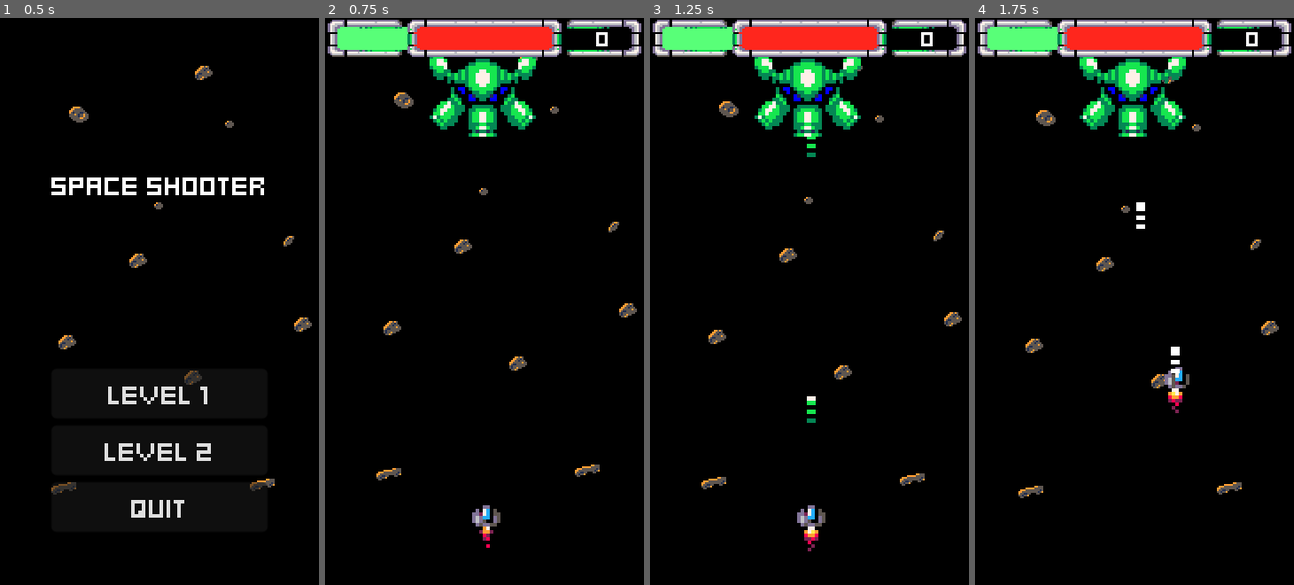
Above: before the commit, frames 1-4 (left to right).
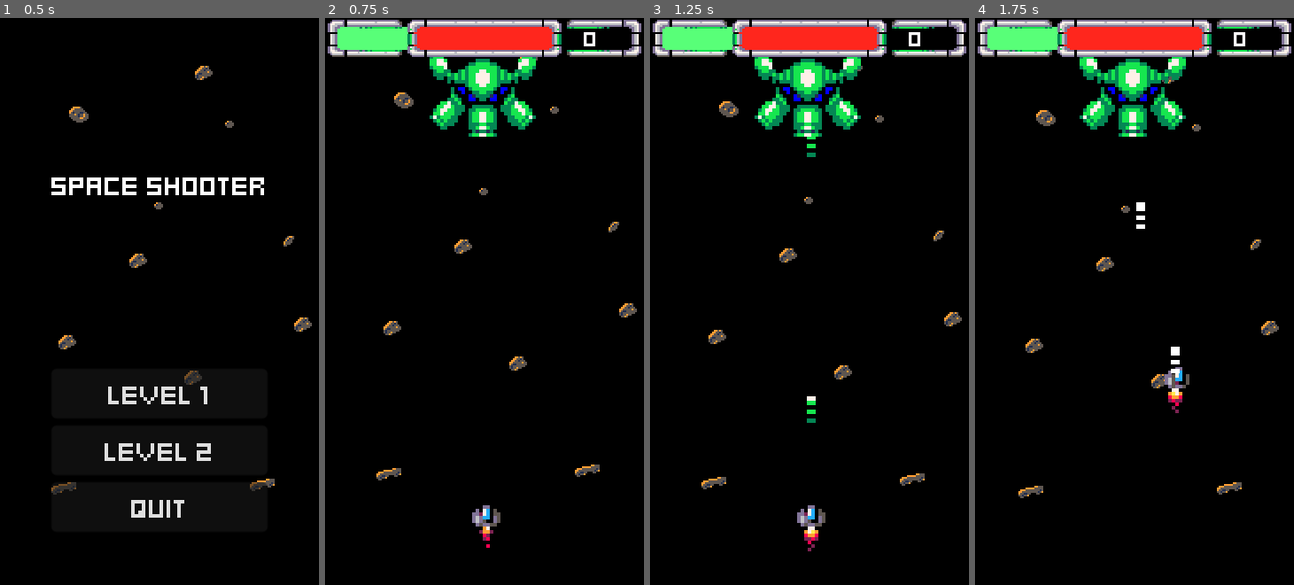
Above: after the commit, the same moments.

Repository: mubashirtanveerayon/SpaceShmup
Game: Godot game, scene res://scenes/ui/main_menu.tscn
Two runs of this game, one before a commit and one after it. Both use one fixed random seed, a clock stepped at 60 frames per second and the inputs below. Sound files missing from this copy of the repository are replaced by a short silence.
Inputs (mouse positions are in pixels of both pictures, inside the frame that each line leads up to):
- Up to frame 1 (0.5 s): no input
- Up to frame 2 (0.75 s): click "Level 2" at 0.5 s
- Up to frame 3 (1.25 s): no input
- Up to frame 4 (1.75 s): move the mouse to (1204, 273) at 1.27 s; press the mouse at (1204, 273) at 1.28 s; hold Right (ui_right) from 1.28 s (still down)

Frame 1 is identical in both runs. In frame 2, 0.1% of the frame differs, in the area x 81-89%, y 2-5%; in frame 3, 0.1%; in frame 4, 0.1%.

Commit message:
main menu, boss fight, new power up

Diff:
--- a/scenes/boss_fight.tscn
+++ b/scenes/boss_fight.tscn
@@ -15,6 +15,7 @@
 [ext_resource type="PackedScene" uid="uid://bqkivxsjvwc1d" path="res://scenes/power_up/bullet_damage_upgrade_power_up.tscn" id="13_btfw1"]
 [ext_resource type="Theme" uid="uid://bllenujqgun7o" path="res://data/ui_theme.tres" id="14_fso7e"]
 [ext_resource type="Texture2D" uid="uid://dsrobotp5hokg" path="res://assets/pico8_invaders_sprites_LARGE(1).png" id="14_vkkwt"]
+[ext_resource type="PackedScene" uid="uid://c5tueres11aun" path="res://scenes/power_up/player_bullet_scale_power_up.tscn" id="14_wbvb7"]
 [ext_resource type="AudioStream" uid="uid://b2c7xsmxb7tc7" path="res://assets/audio/2021-08-30_-_Boss_Time_-_www.FesliyanStudios.com.mp3" id="16_fxeev"]
 
 [sub_resource type="GDScript" id="GDScript_op0wo"]
@@ -169,10 +170,10 @@
 position = Vector2(89, 43)
 
 [node name="LimitedBasicEnemySpawner" parent="." instance=ExtResource("5_pog1j")]
-max = 10
+max = 8
 add_as_owner_sibling = false
 object_scene = ExtResource("6_pmapu")
-spawn_interval = 5.0
+spawn_interval = 3.0
 
 [node name="Marker2D" type="Marker2D" parent="LimitedBasicEnemySpawner"]
 position = Vector2(29, -92)
@@ -181,8 +182,10 @@
 position = Vector2(118, -97)
 
 [node name="LimitedShooterEnemySpawner" parent="." instance=ExtResource("5_pog1j")]
+max = 4
 add_as_owner_sibling = false
 object_scene = ExtResource("7_bh1wx")
+spawn_interval = 5.0
 
 [node name="Marker2D" type="Marker2D" parent="LimitedShooterEnemySpawner"]
 position = Vector2(152, -128)
@@ -194,7 +197,7 @@
 max = 2
 add_as_owner_sibling = false
 object_scene = ExtResource("8_2pski")
-spawn_interval = 5.0
+spawn_interval = 7.0
 
 [node name="Marker2D" type="Marker2D" parent="LimitedBomberEnemySpawner"]
 position = Vector2(33, -41)
@@ -203,8 +206,8 @@
 position = Vector2(142, -42)
 
 [node name="PowerUpSpawner" parent="." instance=ExtResource("9_lgxn5")]
-power_up_scenes = Array[PackedScene]([ExtResource("10_rhd4b"), ExtResource("11_mcx0q"), ExtResource("12_dqmaa"), ExtResource("13_btfw1")])
-spawn_interval_probability = 1.5
+power_up_scenes = Array[PackedScene]([ExtResource("10_rhd4b"), ExtResource("11_mcx0q"), ExtResource("12_dqmaa"), ExtResource("13_btfw1"), ExtResource("14_wbvb7")])
+spawn_interval_probability = 1.2
 
 [node name="Marker2D" type="Marker2D" parent="PowerUpSpawner"]
 position = Vector2(28, -30)
@@ -251,9 +254,9 @@
 
 [node name="Score" type="Label" parent="HUD/Stats"]
 layout_mode = 0
-offset_left = 145.0
+offset_left = 138.0
 offset_top = 3.0
-offset_right = 170.0
+offset_right = 163.0
 offset_bottom = 20.0
 theme_override_font_sizes/font_size = 13
 text = "0
--- a/scenes/player_projectile.tscn
+++ b/scenes/player_projectile.tscn
@@ -15,12 +15,13 @@
 script/source = "extends Sprite2D
 
 @export var flash_duration:float=0.3
-
+signal flash_completed
 func _ready()->void:
 	await owner.ready
 	material.set_shader_parameter(\"enabled\",true)
 	await get_tree().create_timer(flash_duration).timeout
 	material.set_shader_parameter(\"enabled\",false)
+	flash_completed.emit()
 "
 
 [sub_resource type="RectangleShape2D" id="RectangleShape2D_o6kk0"]
--- a/scenes/power_up/bullet_damage_upgrade_power_up.tscn
+++ b/scenes/power_up/bullet_damage_upgrade_power_up.tscn
@@ -1,39 +1,57 @@
-[gd_scene load_steps=7 format=3 uid="uid://bqkivxsjvwc1d"]
+[gd_scene load_steps=10 format=3 uid="uid://bqkivxsjvwc1d"]
 
 [ext_resource type="PackedScene" uid="uid://bi6700oninjo3" path="res://scenes/power_up.tscn" id="1_yicly"]
 [ext_resource type="Script" path="res://scripts/power_up/BulletDamageUpgradePowerUp.gd" id="2_qvk5g"]
+[ext_resource type="PackedScene" uid="uid://c6hoirs4lhylq" path="res://scenes/powerful_player_projectile.tscn" id="3_28648"]
 [ext_resource type="Texture2D" uid="uid://dsrobotp5hokg" path="res://assets/pico8_invaders_sprites_LARGE(1).png" id="3_h15ax"]
 
-[sub_resource type="AtlasTexture" id="AtlasTexture_vnkmb"]
+[sub_resource type="AtlasTexture" id="AtlasTexture_teihe"]
 atlas = ExtResource("3_h15ax")
-region = Rect2(24, 56, 8, 8)
+region = Rect2(16, 40, 8, 8)
 
-[sub_resource type="SpriteFrames" id="SpriteFrames_4y3yg"]
+[sub_resource type="AtlasTexture" id="AtlasTexture_gamob"]
+atlas = ExtResource("3_h15ax")
+region = Rect2(16, 48, 8, 8)
+
+[sub_resource type="AtlasTexture" id="AtlasTexture_tenwe"]
+atlas = ExtResource("3_h15ax")
+region = Rect2(16, 56, 8, 8)
+
+[sub_resource type="SpriteFrames" id="SpriteFrames_yqhbh"]
 animations = [{
 "frames": [{
 "duration": 1.0,
-"texture": SubResource("AtlasTexture_vnkmb")
+"texture": SubResource("AtlasTexture_teihe")
+}, {
+"duration": 1.0,
+"texture": SubResource("AtlasTexture_gamob")
+}, {
+"duration": 1.0,
+"texture": SubResource("AtlasTexture_tenwe")
 }],
-"loop": false,
+"loop": true,
 "name": &"default",
 "speed": 5.0
 }]
 
-[sub_resource type="RectangleShape2D" id="RectangleShape2D_nvwiu"]
-size = Vector2(8, 8)
+[sub_resource type="CircleShape2D" id="CircleShape2D_rsdus"]
+radius = 3.31674
 
 [node name="BulletDamageUpgradePowerUp" instance=ExtResource("1_yicly")]
 script = ExtResource("2_qvk5g")
-damage_multiplier = 2
-powerup_duration = 2.0
+powerful_player_bullet = ExtResource("3_28648")
+powerup_duration = 8.0
 
-[node name="AnimatedSprite2D" parent="." index="1"]
-sprite_frames = SubResource("SpriteFrames_4y3yg")
+[node name="VisibleOnScreenNotifier2D" parent="." index="1"]
+position = Vector2(-0.117054, 0.0117055)
+scale = Vector2(0.306356, 0.309867)
+
+[node name="AnimatedSprite2D" parent="." index="2"]
+scale = Vector2(1.5, 1.5)
+sprite_frames = SubResource("SpriteFrames_yqhbh")
 autoplay = "default"
-
-[node name="VisibleOnScreenNotifier2D" parent="." index="2"]
-position = Vector2(2.38419e-07, 2.38419e-07)
-scale = Vector2(0.4, 0.4)
+frame = 2
 
 [node name="CollisionShape2D" type="CollisionShape2D" parent="." index="3"]
-shape = SubResource("RectangleShape2D_nvwiu")
+position = Vector2(-0.128661, 0.030777)
+shape = SubResource("CircleShape2D_rsdus")
--- a/scenes/power_up/double_laser_shooter_power_up.tscn
+++ b/scenes/power_up/double_laser_shooter_power_up.tscn
@@ -1,54 +1,40 @@
-[gd_scene load_steps=9 format=3 uid="uid://dx32wck4kgurq"]
+[gd_scene load_steps=7 format=3 uid="uid://dx32wck4kgurq"]
 
 [ext_resource type="PackedScene" uid="uid://bi6700oninjo3" path="res://scenes/power_up.tscn" id="1_7c2t0"]
 [ext_resource type="Script" path="res://scripts/power_up/DoubleLaserShooterPowerUp.gd" id="2_jl04c"]
 [ext_resource type="Texture2D" uid="uid://dsrobotp5hokg" path="res://assets/pico8_invaders_sprites_LARGE(1).png" id="4_ku5yg"]
 
-[sub_resource type="AtlasTexture" id="AtlasTexture_jb83y"]
+[sub_resource type="RectangleShape2D" id="RectangleShape2D_ekyxw"]
+size = Vector2(7.01538, 7.15568)
+
+[sub_resource type="AtlasTexture" id="AtlasTexture_v08ol"]
 atlas = ExtResource("4_ku5yg")
-region = Rect2(8, 40, 8, 8)
+region = Rect2(0, 32, 8, 8)
 
-[sub_resource type="AtlasTexture" id="AtlasTexture_wx70d"]
-atlas = ExtResource("4_ku5yg")
-region = Rect2(8, 48, 8, 8)
-
-[sub_resource type="AtlasTexture" id="AtlasTexture_6y4ba"]
-atlas = ExtResource("4_ku5yg")
-region = Rect2(8, 56, 8, 8)
-
-[sub_resource type="SpriteFrames" id="SpriteFrames_gbq7w"]
+[sub_resource type="SpriteFrames" id="SpriteFrames_wyhwn"]
 animations = [{
 "frames": [{
 "duration": 1.0,
-"texture": SubResource("AtlasTexture_jb83y")
-}, {
-"duration": 1.0,
-"texture": SubResource("AtlasTexture_wx70d")
-}, {
-"duration": 1.0,
-"texture": SubResource("AtlasTexture_6y4ba")
+"texture": SubResource("AtlasTexture_v08ol")
 }],
-"loop": true,
+"loop": false,
 "name": &"default",
 "speed": 5.0
 }]
-
-[sub_resource type="CircleShape2D" id="CircleShape2D_oj4av"]
-radius = 6.08276
 
 [node name="DoubleLaserShooterPowerUp" instance=ExtResource("1_7c2t0")]
 script = ExtResource("2_jl04c")
 double_laser_power_up_duration = 8.0
 
-[node name="AnimatedSprite2D" parent="." index="1"]
-scale = Vector2(2.5, 2.5)
-sprite_frames = SubResource("SpriteFrames_gbq7w")
-autoplay = "default"
-frame_progress = 0.424092
+[node name="VisibleOnScreenNotifier2D" parent="." index="1"]
+position = Vector2(-0.0294968, 0.00916636)
+scale = Vector2(0.358212, 0.359688)
 
 [node name="CollisionShape2D" type="CollisionShape2D" parent="." index="2"]
-shape = SubResource("CircleShape2D_oj4av")
+position = Vector2(-0.0180054, -0.0221164)
+shape = SubResource("RectangleShape2D_ekyxw")
 
-[node name="VisibleOnScreenNotifier2D" parent="." index="3"]
-position = Vector2(-4.76837e-07, 0)
-scale = Vector2(0.6, 0.6)
+[node name="AnimatedSprite2D" parent="." index="3"]
+scale = Vector2(1.2, 1.2)
+sprite_frames = SubResource("SpriteFrames_wyhwn")
+autoplay = "default"
--- a/scenes/power_up/health_power_up.tscn
+++ b/scenes/power_up/health_power_up.tscn
@@ -1,39 +1,135 @@
-[gd_scene load_steps=7 format=3 uid="uid://bb8b3ynurjoo3"]
+[gd_scene load_steps=11 format=3 uid="uid://bb8b3ynurjoo3"]
 
 [ext_resource type="PackedScene" uid="uid://bi6700oninjo3" path="res://scenes/power_up.tscn" id="1_l71e4"]
 [ext_resource type="Script" path="res://scripts/power_up/HealthPowerUp.gd" id="2_82plr"]
 [ext_resource type="Texture2D" uid="uid://dsrobotp5hokg" path="res://assets/pico8_invaders_sprites_LARGE(1).png" id="3_sgk0m"]
+[ext_resource type="FontFile" uid="uid://c45raxvnju0m3" path="res://assets/fonts/kenney_mini_square.ttf" id="4_a1crc"]
 
-[sub_resource type="AtlasTexture" id="AtlasTexture_hq3s8"]
+[sub_resource type="AtlasTexture" id="AtlasTexture_niikt"]
 atlas = ExtResource("3_sgk0m")
 region = Rect2(32, 56, 8, 8)
 
-[sub_resource type="SpriteFrames" id="SpriteFrames_kcnn8"]
+[sub_resource type="SpriteFrames" id="SpriteFrames_vrmxq"]
 animations = [{
 "frames": [{
 "duration": 1.0,
-"texture": SubResource("AtlasTexture_hq3s8")
+"texture": SubResource("AtlasTexture_niikt")
 }],
-"loop": false,
+"loop": true,
 "name": &"default",
 "speed": 5.0
 }]
 
 [sub_resource type="RectangleShape2D" id="RectangleShape2D_7o3m4"]
-size = Vector2(8, 7)
+size = Vector2(7.95325, 7.12643)
+
+[sub_resource type="Animation" id="Animation_yu5q4"]
+length = 0.001
+tracks/0/type = "value"
+tracks/0/imported = false
+tracks/0/enabled = true
+tracks/0/path = NodePath("Label:visible")
+tracks/0/interp = 1
+tracks/0/loop_wrap = true
+tracks/0/keys = {
+"times": PackedFloat32Array(0),
+"transitions": PackedFloat32Array(1),
+"update": 1,
+"values": [true]
+}
+tracks/1/type = "value"
+tracks/1/imported = false
+tracks/1/enabled = true
+tracks/1/path = NodePath(".:scale")
+tracks/1/interp = 1
+tracks/1/loop_wrap = true
+tracks/1/keys = {
+"times": PackedFloat32Array(0),
+"transitions": PackedFloat32Array(1),
+"update": 0,
+"values": [Vector2(1, 1)]
+}
+
+[sub_resource type="Animation" id="Animation_nci4m"]
+resource_name = "health_upgrade"
+length = 0.4
+tracks/0/type = "value"
+tracks/0/imported = false
+tracks/0/enabled = true
+tracks/0/path = NodePath("Label:visible")
+tracks/0/interp = 1
+tracks/0/loop_wrap = true
+tracks/0/keys = {
+"times": PackedFloat32Array(0),
+"transitions": PackedFloat32Array(1),
+"update": 1,
+"values": [true]
+}
+tracks/1/type = "value"
+tracks/1/imported = false
+tracks/1/enabled = true
+tracks/1/path = NodePath(".:scale")
+tracks/1/interp = 1
+tracks/1/loop_wrap = true
+tracks/1/keys = {
+"times": PackedFloat32Array(0.1, 0.4),
+"transitions": PackedFloat32Array(1, 1),
+"update": 0,
+"values": [Vector2(1, 1), Vector2(0.4, 0.4)]
+}
+tracks/2/type = "method"
+tracks/2/imported = false
+tracks/2/enabled = true
+tracks/2/path = NodePath(".")
+tracks/2/interp = 1
+tracks/2/loop_wrap = true
+tracks/2/keys = {
+"times": PackedFloat32Array(0.1),
+"transitions": PackedFloat32Array(1),
+"values": [{
+"args": [],
+"method": &"move_toward_health_bar"
+}]
+}
+
+[sub_resource type="AnimationLibrary" id="AnimationLibrary_infu6"]
+_data = {
+"RESET": SubResource("Animation_yu5q4"),
+"health_upgrade": SubResource("Animation_nci4m")
+}
 
 [node name="HealthPowerUp" instance=ExtResource("1_l71e4")]
 script = ExtResource("2_82plr")
 health_bonus = 200
 
-[node name="AnimatedSprite2D" parent="." index="1"]
-sprite_frames = SubResource("SpriteFrames_kcnn8")
+[node name="VisibleOnScreenNotifier2D" parent="." index="1"]
+position = Vector2(-0.0291849, 0.546606)
+scale = Vector2(0.394212, 0.355084)
+
+[node name="AnimatedSprite2D" parent="." index="2"]
+sprite_frames = SubResource("SpriteFrames_vrmxq")
 autoplay = "default"
 
-[node name="VisibleOnScreenNotifier2D" parent="." index="2"]
-position = Vector2(2.38419e-07, 0.5)
-scale = Vector2(0.4, 0.35)
+[node name="CollisionShape2D" type="CollisionShape2D" parent="." index="3"]
+position = Vector2(-8.9407e-08, 0.429657)
+shape = SubResource("RectangleShape2D_7o3m4")
 
-[node name="CollisionShape2D" type="CollisionShape2D" parent="." index="3"]
-position = Vector2(0, 0.5)
-shape = SubResource("RectangleShape2D_7o3m4")
+[node name="AnimationPlayer" type="AnimationPlayer" parent="." index="4"]
+libraries = {
+"": SubResource("AnimationLibrary_infu6")
+}
+
+[node name="Label" type="Label" parent="." index="5"]
+anchors_preset = 5
+anchor_left = 0.5
+anchor_right = 0.5
+offset_left = -15.0
+offset_top = -8.0
+offset_right = 14.0
+offset_bottom = 8.0
+grow_horizontal = 2
+size_flags_horizontal = 4
+theme_override_fonts/font = ExtResource("4_a1crc")
+theme_override_font_sizes/font_size = 12
+text = "+200"
+horizontal_alignment = 1
--- a/scenes/power_up/invincible_power_up.tscn
+++ b/scenes/power_up/invincible_power_up.tscn
@@ -4,42 +4,43 @@
 [ext_resource type="Script" path="res://scripts/power_up/invincible_power_up.gd" id="2_diyg5"]
 [ext_resource type="Texture2D" uid="uid://dsrobotp5hokg" path="res://assets/pico8_invaders_sprites_LARGE(1).png" id="2_i5kr2"]
 
-[sub_resource type="AtlasTexture" id="AtlasTexture_wt638"]
+[sub_resource type="AtlasTexture" id="AtlasTexture_veqnk"]
 atlas = ExtResource("2_i5kr2")
 region = Rect2(24, 48, 8, 8)
 
-[sub_resource type="SpriteFrames" id="SpriteFrames_ttps1"]
+[sub_resource type="SpriteFrames" id="SpriteFrames_id7qu"]
 animations = [{
 "frames": [{
 "duration": 1.0,
-"texture": SubResource("AtlasTexture_wt638")
+"texture": SubResource("AtlasTexture_veqnk")
 }],
-"loop": true,
+"loop": false,
 "name": &"default",
 "speed": 5.0
 }]
 
 [sub_resource type="RectangleShape2D" id="RectangleShape2D_f5kec"]
-size = Vector2(8, 8)
+size = Vector2(7.95325, 8.032)
 
 [node name="InvinciblePowerUp" instance=ExtResource("1_4ckw8")]
 script = ExtResource("2_diyg5")
 invincible_duration = 3.0
 
-[node name="AnimatedSprite2D" parent="." index="1"]
-sprite_frames = SubResource("SpriteFrames_ttps1")
-autoplay = "default"
-
-[node name="VisibleOnScreenNotifier2D" parent="." index="2"]
+[node name="VisibleOnScreenNotifier2D" parent="." index="1"]
 position = Vector2(2.38419e-07, 2.38419e-07)
 scale = Vector2(0.4, 0.4)
 
+[node name="AnimatedSprite2D" parent="." index="2"]
+sprite_frames = SubResource("SpriteFrames_id7qu")
+autoplay = "default"
+
 [node name="CollisionShape2D" type="CollisionShape2D" parent="." index="3"]
+position = Vector2(0.00993109, -0.036496)
 shape = SubResource("RectangleShape2D_f5kec")
 
 [node name="Sprite2D" type="Sprite2D" parent="." index="4"]
 visible = false
-scale = Vector2(1.5, 1.5)
+scale = Vector2(1.2, 1.2)
 texture = ExtResource("2_i5kr2")
 region_enabled = true
-region_rect = Rect2(36, 68, 24, 24)
+region_rect = Rect2(32, 64, 32, 32)
--- /dev/null
+++ b/scenes/power_up/player_bullet_scale_power_up.tscn
@@ -0,0 +1,40 @@
+[gd_scene load_steps=7 format=3 uid="uid://c5tueres11aun"]
+
+[ext_resource type="PackedScene" uid="uid://bi6700oninjo3" path="res://scenes/power_up.tscn" id="1_phc4p"]
+[ext_resource type="Script" path="res://scripts/power_up/PlayerBulletScalePowerUp.gd" id="2_48bcv"]
+[ext_resource type="Texture2D" uid="uid://dsrobotp5hokg" path="res://assets/pico8_invaders_sprites_LARGE(1).png" id="3_sl0os"]
+
+[sub_resource type="AtlasTexture" id="AtlasTexture_ll47b"]
+atlas = ExtResource("3_sl0os")
+region = Rect2(0, 40, 8, 8)
+
+[sub_resource type="SpriteFrames" id="SpriteFrames_kri6b"]
+animations = [{
+"frames": [{
+"duration": 1.0,
+"texture": SubResource("AtlasTexture_ll47b")
+}],
+"loop": false,
+"name": &"default",
+"speed": 5.0
+}]
+
+[sub_resource type="RectangleShape2D" id="RectangleShape2D_yqoxm"]
+size = Vector2(6.18719, 8.03262)
+
+[node name="PlayerBulletScalePowerUp" instance=ExtResource("1_phc4p")]
+script = ExtResource("2_48bcv")
+scale_multiplier = 2
+powerup_duration = 9.0
+
+[node name="VisibleOnScreenNotifier2D" parent="." index="1"]
+position = Vector2(-0.0205869, 0.00803593)
+scale = Vector2(0.32006, 0.402111)
+
+[node name="AnimatedSprite2D" parent="." index="2"]
+sprite_frames = SubResource("SpriteFrames_kri6b")
+autoplay = "default"
+
+[node name="CollisionShape2D" type="CollisionShape2D" parent="." index="3"]
+position = Vector2(0.0222635, 0.0168464)
+shape = SubResource("RectangleShape2D_yqoxm")
--- /dev/null
+++ b/scenes/powerful_player_projectile.tscn
@@ -0,0 +1,30 @@
+[gd_scene load_steps=6 format=3 uid="uid://c6hoirs4lhylq"]
+
+[ext_resource type="PackedScene" uid="uid://i1mmxpjpent1" path="res://scenes/player_projectile.tscn" id="1_a5jjc"]
+[ext_resource type="Shader" path="res://shader/powerful_player_projectile_sprite.gdshader" id="2_bwoy1"]
+[ext_resource type="Texture2D" uid="uid://dsrobotp5hokg" path="res://assets/pico8_invaders_sprites_LARGE(1).png" id="3_oqeyq"]
+
+[sub_resource type="ShaderMaterial" id="ShaderMaterial_q5dvj"]
+shader = ExtResource("2_bwoy1")
+
+[sub_resource type="GDScript" id="GDScript_3h6yk"]
+script/source = "extends Sprite2D
+
+
+func _on_sprite_2d_flash_completed():
+	show()
+"
+
+[node name="PowerfulPlayerProjectile" instance=ExtResource("1_a5jjc")]
+damage = 250
+
+[node name="Sprite2D2" type="Sprite2D" parent="." index="3"]
+visible = false
+material = SubResource("ShaderMaterial_q5dvj")
+scale = Vector2(2.5, 2.5)
+texture = ExtResource("3_oqeyq")
+region_enabled = true
+region_rect = Rect2(0, 16, 8, 8)
+script = SubResource("GDScript_3h6yk")
+
+[connection signal="flash_completed" from="Sprite2D" to="Sprite2D2" method="_on_sprite_2d_flash_completed"]
--- a/scenes/world.tscn
+++ b/scenes/world.tscn
@@ -16,6 +16,7 @@
 [ext_resource type="PackedScene" uid="uid://dumlcwrfgejg8" path="res://scenes/power_up/invincible_power_up.tscn" id="13_3xtik"]
 [ext_resource type="PackedScene" uid="uid://dx32wck4kgurq" path="res://scenes/power_up/double_laser_shooter_power_up.tscn" id="13_b74pj"]
 [ext_resource type="PackedScene" uid="uid://bqkivxsjvwc1d" path="res://scenes/power_up/bullet_damage_upgrade_power_up.tscn" id="15_quydv"]
+[ext_resource type="PackedScene" uid="uid://c5tueres11aun" path="res://scenes/power_up/player_bullet_scale_power_up.tscn" id="17_luotf"]
 [ext_resource type="AudioStream" uid="uid://i72i3dfec0e7" path="res://assets/audio/2019-12-11_-_Retro_Platforming_-_David_Fesliyan(1).mp3" id="17_pw23w"]
 
 [sub_resource type="GDScript" id="GDScript_ujv7y"]
@@ -161,10 +162,10 @@
 
 [node name="Score" type="Label" parent="HUD/Stats"]
 layout_mode = 0
-offset_left = 145.0
+offset_left = 139.0
 offset_top = 3.0
-offset_right = 170.0
-offset_bottom = 20.0
+offset_right = 164.0
+offset_bottom = 21.0
 theme_override_font_sizes/font_size = 14
 text = "0
 "
@@ -187,7 +188,7 @@
 max = 10
 add_as_owner_sibling = false
 object_scene = ExtResource("2_mccnp")
-spawn_interval = 5.0
+spawn_interval = 2.0
 
 [node name="Marker2D" type="Marker2D" parent="LimitedBasicEnemySpawner"]
 position = Vector2(29, -92)
@@ -218,8 +219,7 @@
 position = Vector2(142, -42)
 
 [node name="PowerUpSpawner" parent="." instance=ExtResource("10_37tgw")]
-power_up_scenes = Array[PackedScene]([ExtResource("13_3xtik"), ExtResource("12_5qwh8"), ExtResource("13_b74pj"), ExtResource("15_quydv")])
-spawn_interval_probability = 1.5
+power_up_scenes = Array[PackedScene]([ExtResource("15_quydv"), ExtResource("13_b74pj"), ExtResource("12_5qwh8"), ExtResource("13_3xtik"), ExtResource("17_luotf")])
 
 [node name="Marker2D" type="Marker2D" parent="PowerUpSpawner"]
 position = Vector2(28, -30)
--- a/scripts/power_up/BulletDamageUpgradePowerUp.gd
+++ b/scripts/power_up/BulletDamageUpgradePowerUp.gd
@@ -1,19 +1,23 @@
 extends PowerUp
 
-@export var damage_multiplier:int=2
+@export var powerful_player_bullet:PackedScene
 
 
 @export var powerup_duration:float=2
 
 func apply(player:CharacterBody2D):
 	$CollisionShape2D.set_deferred("disabled",true)
-
+	var previous_bullet_scenes:Array[PackedScene]
 	for child in player.get_children(false):
 		if child is Spawner and "Shooter" in child.name:
-			child.spawned_objects.connect(on_player_shot_bullet)
+			previous_bullet_scenes.append(child.object_scene)
+			child.object_scene = powerful_player_bullet
 	await get_tree().create_timer(powerup_duration).timeout
+
+	if player != null:
+		var i:int=0
+		for child in player.get_children(false):
+			if child is Spawner and "Shooter" in child.name:
+				child.object_scene = previous_bullet_scenes[i]
+				i+=1
 	successful.emit()
-
-func on_player_shot_bullet(bullets:Array[Node2D]):
-	for bullet in bullets:
-		bullet.damage *= 2
--- a/scripts/power_up/HealthPowerUp.gd
+++ b/scripts/power_up/HealthPowerUp.gd
@@ -2,8 +2,17 @@
 
 @export var health_bonus:int = 200
 
+func _ready():
+	super._ready()
+	$Label.text=str(health_bonus)
+	$Label.hide()
 func apply(player:CharacterBody2D):
 	var player_health :HealthSystem= player.get_node("HealthSystem")
 	if player_health != null and not player_health.is_destroyed:
 		player_health.health += health_bonus
+	$AnimationPlayer.play("health_upgrade")
+	await $AnimationPlayer.animation_finished
 	successful.emit()
+
+func move_toward_health_bar():
+	get_tree().create_tween().tween_property(self,"global_position",Vector2.ZERO,0.3)
--- /dev/null
+++ b/scripts/power_up/PlayerBulletScalePowerUp.gd
@@ -0,0 +1,18 @@
+extends PowerUp
+@export var scale_multiplier:int=2
+
+
+@export var powerup_duration:float=2
+
+func apply(player:CharacterBody2D):
+	$CollisionShape2D.set_deferred("disabled",true)
+
+	for child in player.get_children(false):
+		if child is Spawner and "Shooter" in child.name:
+			child.spawned_objects.connect(on_player_shot_bullet)
+	await get_tree().create_timer(powerup_duration).timeout
+	successful.emit()
+
+func on_player_shot_bullet(bullets:Array[Node2D]):
+	for bullet in bullets:
+		bullet.scale *= 2
--- a/scripts/ui/main_menu.gd
+++ b/scripts/ui/main_menu.gd
@@ -29,18 +29,19 @@
 		$ParallaxBackground.hide()
 func on_pause(uid:int):
 	enabled=true
-	show()
+
 
 
 func _on_level_1_button_button_down():
 	if level1 == null:
 		level1=level1_scene.instantiate()
 		level1.game_pause_triggered.connect(on_pause)
-
+		if level2 != null:
+			level2.queue_free()
+			await level2.tree_exited
 		if get_tree().paused:
 
-			if level2 != null:
-				level2.queue_free()
+
 			get_tree().paused=false
 		get_tree().root.add_child(level1)
 	else:
@@ -53,10 +54,11 @@
 	if level2 == null:
 		level2=level2_scene.instantiate()
 		level2.game_pause_triggered.connect(on_pause)
+		if level1 != null:
+			level1.queue_free()
+			await level1.tree_exited
+		if get_tree().paused:
 
-		if get_tree().paused:
-			if level1 != null:
-				level1.queue_free()
 			get_tree().paused=false
 		get_tree().root.add_child(level2)
 	else:
--- /dev/null
+++ b/shader/powerful_player_projectile_sprite.gdshader
@@ -0,0 +1,9 @@
+shader_type canvas_item;
+
+
+void fragment() {
+	vec4 pixelColor = texture(TEXTURE,UV);
+	if (pixelColor.a>0.1 && pixelColor.r < 0.9  && pixelColor.b < 0.9){
+		COLOR = vec4(1.0,0.3,0,pixelColor.a);
+	}
+}
Not shown, changed: export_presets.cfg
Not shown: 1 places in scenes/boss_fight.tscn that only renumber resources
Not shown: 1 places in scenes/power_up.tscn that only renumber resources
Not shown: 1 places in scenes/world.tscn that only renumber resources
